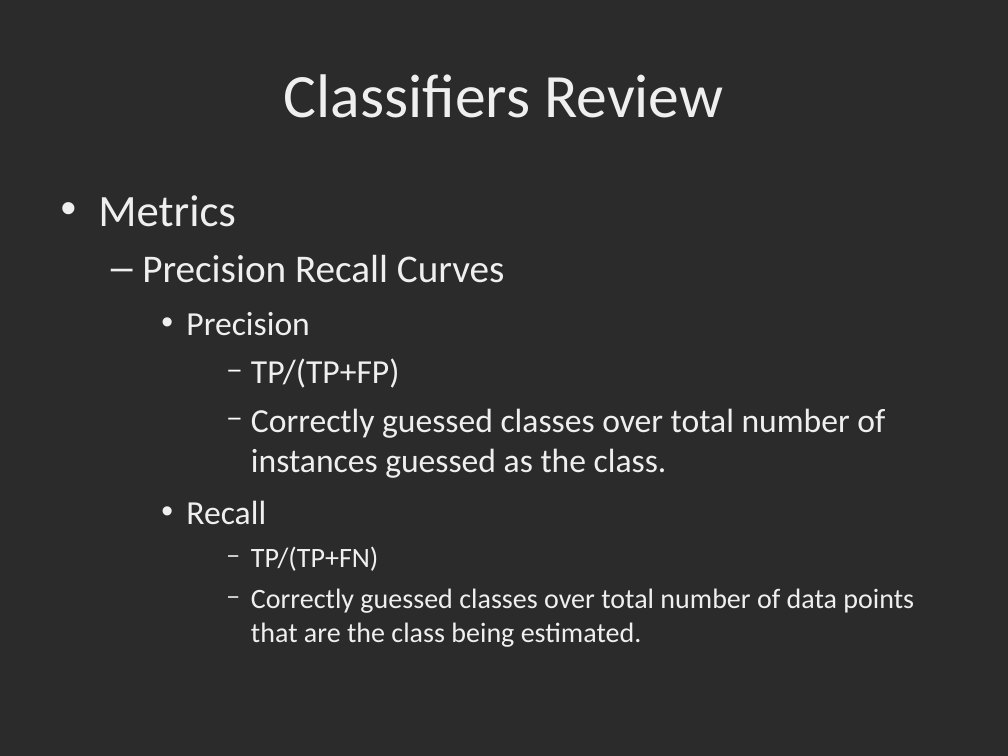
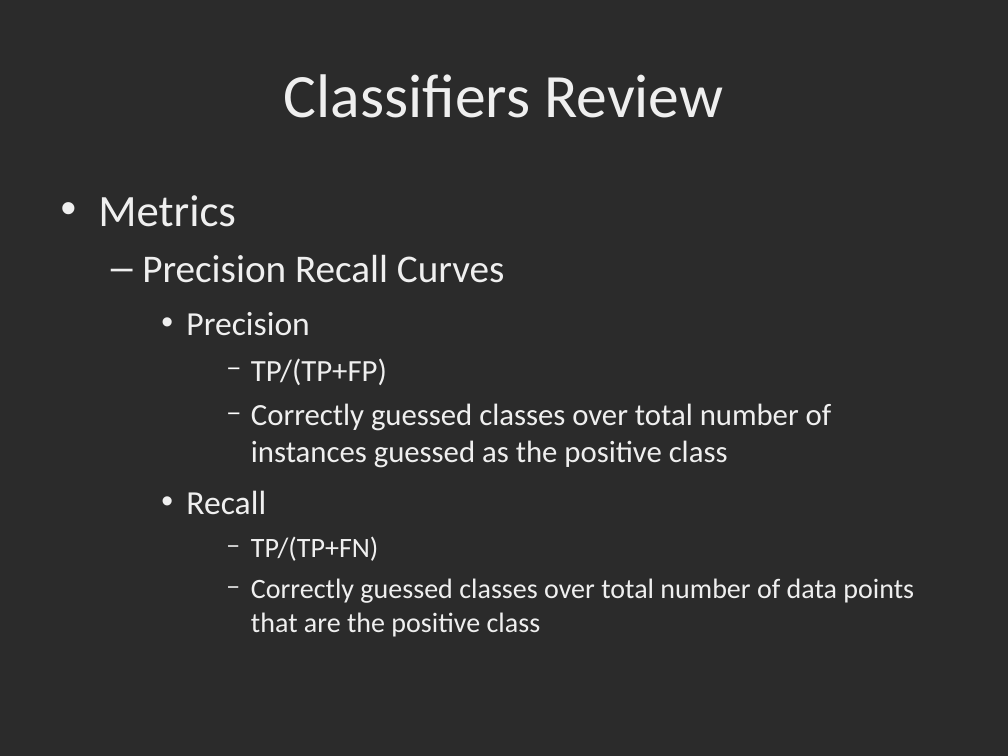
Before and after one commit to dbowmans46/PracticalProgramming, a slide deck: slide 46 of Session 7 - Python/Instructional Material/Machine Learning Slides/Session 7 - Python ML 10: Review and Project for Classifiers.odp. Drawn at 1008x756 pixels with LibreOffice and Linux fonts; fonts in the diff are those of the drawing; background and template pictures are left out; a plain dark background stands for a picture behind light text. Boxes give left, top, right and bottom in pixels: in the first picture for what was removed or moved away, otherwise in the second. Text is boxed around its words. In the diff, an @@ line names an element or a change of style, - is before the commit and + after.

Commit message:
Touched up slides, finished preparing data in code.

```diff
--- a/Session 7 - Python/Instructional Material/Machine Learning Slides/Session 7 - Python ML 10: Review and Project for Classifiers.odp
+++ b/Session 7 - Python/Instructional Material/Machine Learning Slides/Session 7 - Python ML 10: Review and Project for Classifiers.odp
@@ text at box(251, 358, 387, 385): size 24 to 22 pt in "TP/(TP+FP)" @@
@@ text at box(251, 403, 832, 468): text changed; size 24 to 22 pt @@
-      − Correctly guessed classes over total number of instances guessed as the class.
+      − Correctly guessed classes over total number of instances guessed as the positive class
@@ text at box(251, 578, 914, 637): text changed @@
-      − Correctly guessed classes over total number of data points that are the class being estimated.
+      − Correctly guessed classes over total number of data points that are the positive class
```
Also in this commit, not shown: 6 other slides changed, 1 other file.
